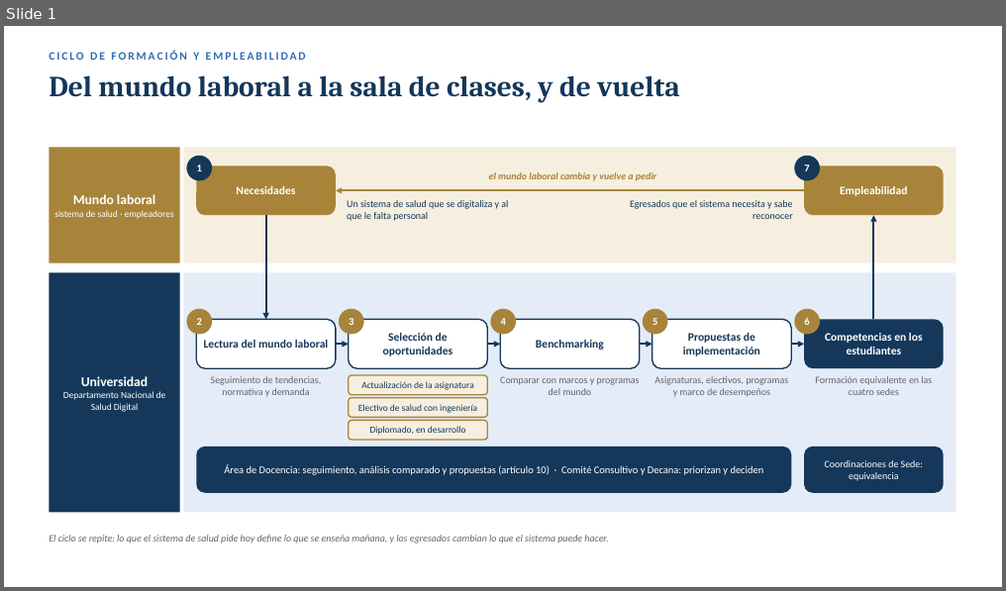
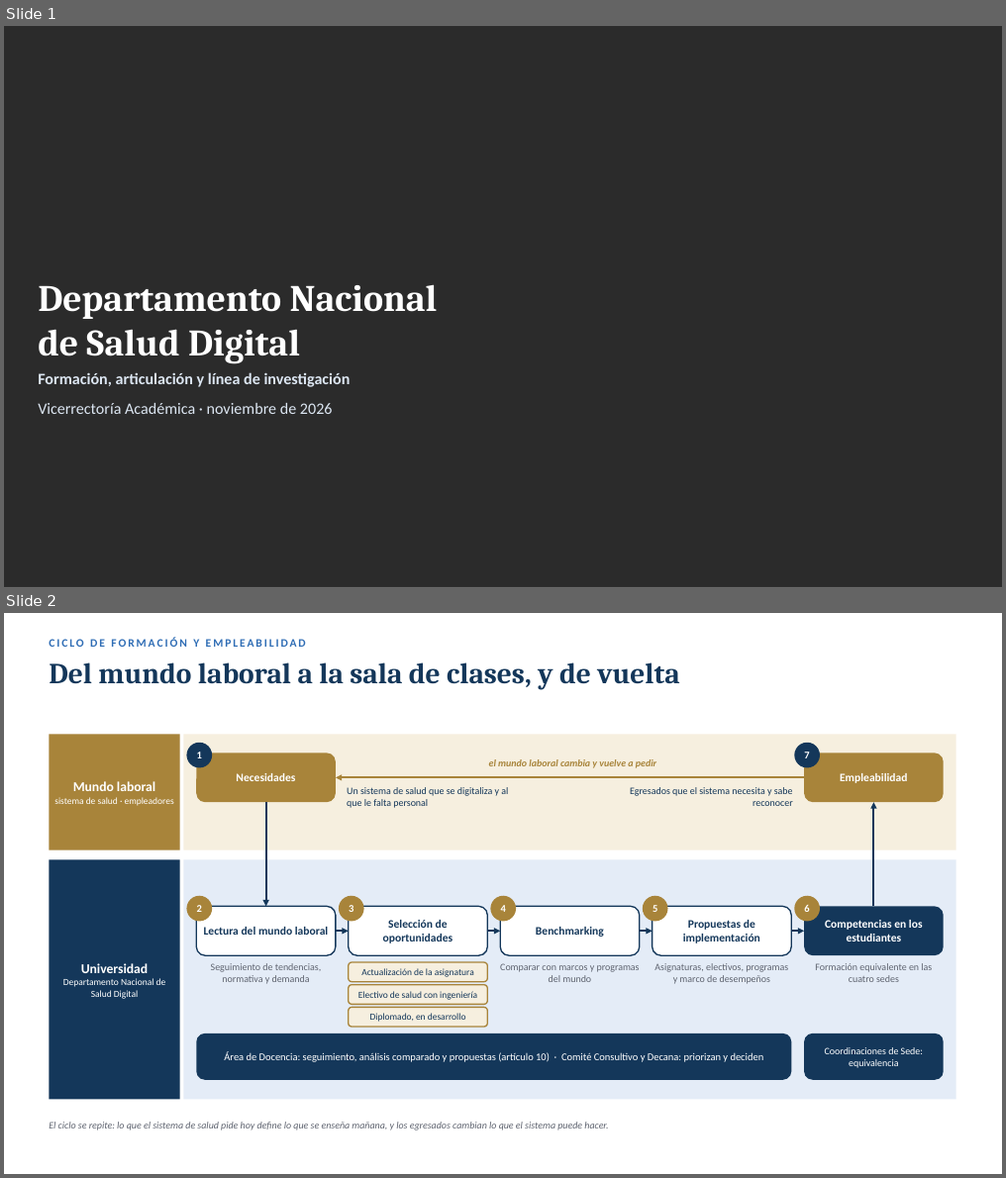
Before and after one commit to estefafro/CFSD, a slide deck: entregables/2026-11-14-presentacion-vicerrector/presentacion-vicerrector.pptx. Shown one above the other, each under a label of ours: slide 1 before the commit, slides 1 and 2 after it. The pictures are 1006x591 and 1006x1178 pixels, drawn with LibreOffice and Linux fonts; fonts in the diff are those of the drawing; background and template pictures are left out; a plain dark background stands for a picture behind light text. Boxes give left, top, right and bottom in pixels: in the first picture for what was removed or moved away, otherwise in the second. Text is boxed around its words. In the diff, an @@ line names an element or a change of style, - is before the commit and + after.

```diff
--- a/entregables/2026-11-14-presentacion-vicerrector/presentacion-vicerrector.pptx
+++ b/entregables/2026-11-14-presentacion-vicerrector/presentacion-vicerrector.pptx
@@ slide 1 added at (4,26,1002,587), background picture (left out) @@
@@ title added at (38,284,438,365), 36 pt, text #FFFFFF, bold @@
+Departamento Nacional
+de Salud Digital
@@ subtitle added at (38,372,350,414), 15.3 pt, text #DCE6F2, bold @@
+Formación, articulación y línea de investigación
+Vicerrectoría Académica · noviembre de 2026
@@ what was slide 1 is now slide 2 @@
```
Also in this commit, not shown: 1 other slide added, 2 other files.
